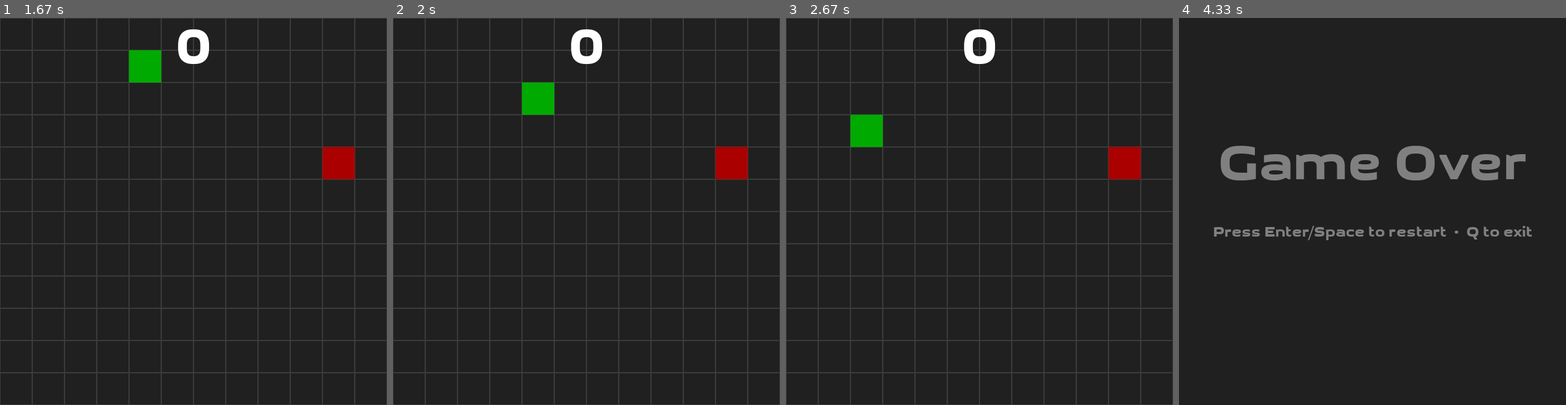
Above: before the commit, frames 1-4 (left to right).
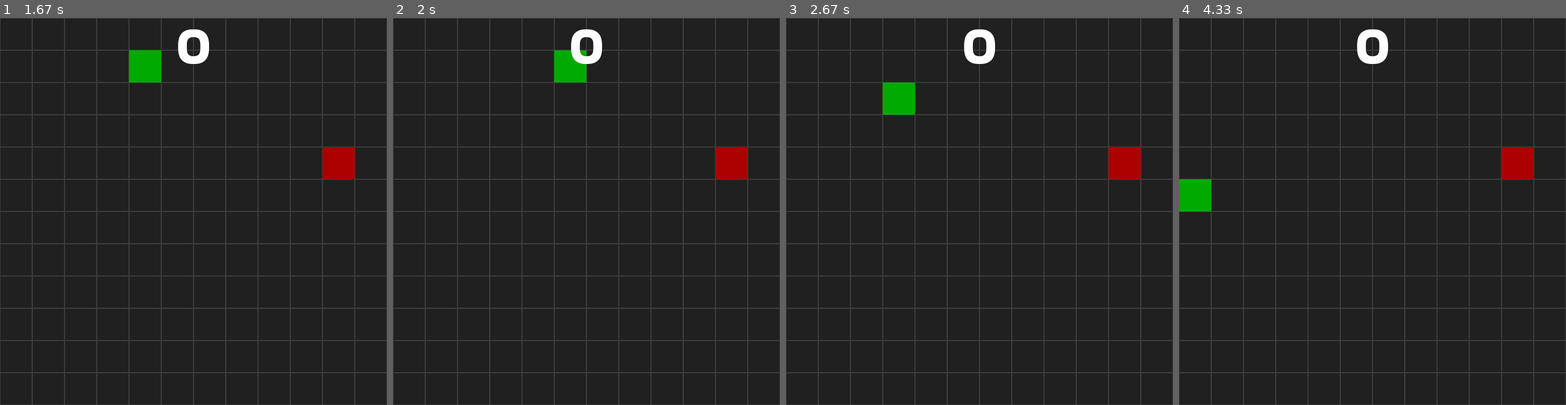
Above: after the commit, the same moments.

Repository: fossguild/naja
Game: pygame game, started from kobra.py
The game is run twice, just before and just after one commit, with the same random seed, the same clock (stepped at 60 frames per second) and the same inputs.
Inputs:
- Up to frame 1 (1.67 s): tap Enter at 0.33, 1.17 s; hold W 0.67-1.13 s; hold Down 0.67-1.13 s
- Up to frame 2 (2 s): hold D from 1.77 s (still down); hold Down from 1.77 s (still down)
- Up to frame 3 (2.67 s): release D at 2.27 s; release Down at 2.27 s; tap A at 2.3 s
- Up to frame 4 (4.33 s): hold Down 3-3.67 s; hold Left from 3.7 s (still down)

Frame 1 is identical in both runs. In frame 2, 1.3% of the frame differs, in the area x 33-50%, y 8-25%; in frame 3, 1.4%; in frame 4, 13%, in the area x 0-100%, y 0-100%.

Commit message:
Adds new snake method and better input logic to solve the self-bite glitch

Diff:
--- a/kobra.py
+++ b/kobra.py
@@ -20,6 +20,7 @@
 import sys
 import random
 import pygame
+from collections import deque
 
 ##
 ## Game customization.
@@ -428,6 +429,7 @@
         # ymov :  -1 up       0 still,   1 dows
         self.xmov = 1
         self.ymov = 0
+        self.direction = "r"
 
         # The snake has a head segement,
         self.head = pygame.Rect(self.x, self.y, GRID_SIZE, GRID_SIZE)
@@ -443,6 +445,36 @@
 
         # Initial speed
         self.speed = CLOCK_TICKS
+
+    # This function is an auxiliar to update the snake's movement direction in memory
+
+    def change_position(self, new_direction):
+        # Saving the new direction (if permited)
+        if not (
+            (self.direction == "l")
+            and (new_direction == "r")
+            or (self.direction == "r")
+            and (new_direction == "l")
+            or (self.direction == "u")
+            and (new_direction == "d")
+            or (self.direction == "d")
+            and (new_direction == "u")
+        ):
+            self.direction = new_direction
+
+        # Updating snake's position
+        if self.direction == "l":
+            self.ymov = 0
+            self.xmov = -1
+        elif self.direction == "r":
+            self.ymov = 0
+            self.xmov = 1
+        elif self.direction == "u":
+            self.ymov = -1
+            self.xmov = 0
+        elif self.direction == "d":
+            self.ymov = 1
+            self.xmov = 0
 
     # This function is called at each loop interation.
 
@@ -478,6 +510,7 @@
             # Respan the head
             self.x, self.y = GRID_SIZE, GRID_SIZE
             self.head = pygame.Rect(self.x, self.y, GRID_SIZE, GRID_SIZE)
+            self.direction = "r"
 
             # Respan the initial tail
             self.tail = []
@@ -557,6 +590,7 @@
 start_menu()  # blocks until user picks "Start Game"
 snake = Snake()  # create with the final, chosen GRID_SIZE
 apple = Apple(snake)
+input_buffer = deque(maxlen=3)  # Buffer to save the snake's movements inputs
 
 ##
 ## Main loop
@@ -572,28 +606,18 @@
         # Key pressed
         if event.type == pygame.KEYDOWN:
             # Down arrow (or S): move down
-            if (
-                event.key
-                in (
-                    pygame.K_DOWN,
-                    pygame.K_s,
-                )
-                and snake.ymov != -1
-            ):
-                snake.ymov = 1
-                snake.xmov = 0
+            if event.key in (pygame.K_DOWN, pygame.K_s) and snake.ymov != -1:
+                input_buffer.append("d")
             # Up arrow (or W): move up
             elif event.key in (pygame.K_UP, pygame.K_w) and snake.ymov != 1:
-                snake.ymov = -1
-                snake.xmov = 0
+                input_buffer.append("u")
             # Right arrow (or D): move right
             elif event.key in (pygame.K_RIGHT, pygame.K_d) and snake.xmov != -1:
-                snake.ymov = 0
-                snake.xmov = 1
+                input_buffer.append("r")
             # Left arrow (or A): move left
             elif event.key in (pygame.K_LEFT, pygame.K_a) and snake.xmov != 1:
-                snake.ymov = 0
-                snake.xmov = -1
+                input_buffer.append("l")
+
             # Q : quit game
             elif event.key == pygame.K_q:
                 pygame.quit()
@@ -608,6 +632,11 @@
                 game_on = was_running
     ## Update the game
 
+    # Change the snake position
+    if input_buffer:
+        new_direction = input_buffer.popleft()
+        snake.change_position(new_direction)
+
     if game_on:
         snake.update()
 
